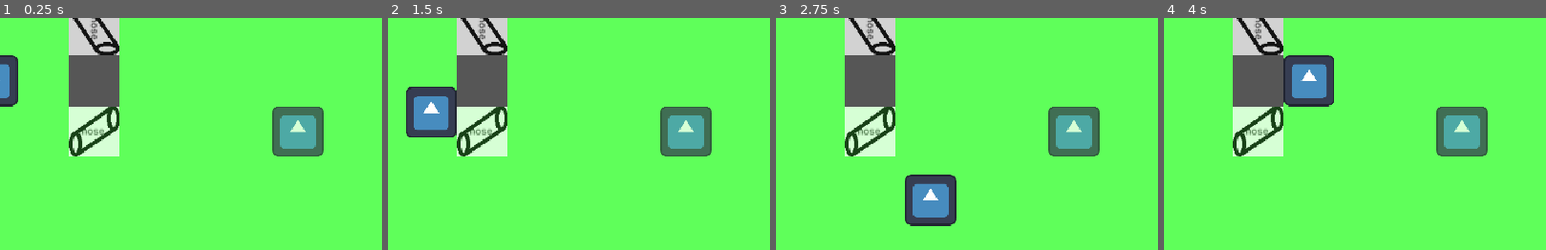
Above: before the commit, frames 1-4 (left to right).
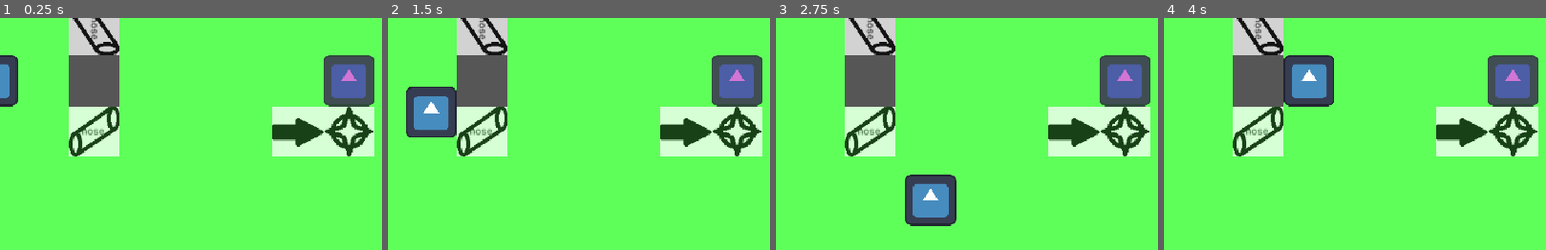
Above: after the commit, the same moments.

Repository: Anjellyrika/the-flower-factory
Game: Godot game, scene res://levels/level_1/level_1.tscn
Two runs of this game, one before a commit and one after it. Both use one fixed random seed, a clock stepped at 60 frames per second and the inputs below. The engine's default icon, where the game draws it, is replaced by a stand-in: a white triangle on a blue panel in a dark square.
Inputs:
- Up to frame 1 (0.25 s): no input
- Up to frame 2 (1.5 s): tap Enter at 0.5 s; hold Right (Right) 0.53-1.28 s; hold E (interact) 0.53-1.28 s; tap Space at 1.25 s; hold Down (Down) from 1.28 s (still down); tap E (interact) at 1.35 s
- Up to frame 3 (2.75 s): release Down (Down) at 2.03 s; hold Right (Right) from 2.03 s (still down); hold E (interact) from 2.03 s (still down)
- Up to frame 4 (4 s): release Right (Right) at 2.78 s; release E (interact) at 2.78 s; hold Up (Up) 2.78-3.53 s; tap E (interact) at 2.85 s; hold Left (Left) from 3.53 s (still down); hold E (interact) from 3.53 s (still down)
The pictures show only the part of the screen within x 11-61%, y 15-65%; the shares and areas given below are measured in that part.

The runs differ from the first frame. In frame 1, 8.6% of the frame differs, in the area x 71-98%, y 16-60%; in frame 2, 8.6%; in frame 3, 8.6%; in frame 4, 8.6%.

Commit message:
feat: finalize first level

Diff:
--- a/levels/level_1/level_1.tscn
+++ b/levels/level_1/level_1.tscn
@@ -31,7 +31,7 @@
 tile_set = SubResource("TileSet_dmglj")
 
 [node name="Objects" type="TileMapLayer" parent="." unique_id=870835876]
-tile_map_data = PackedByteArray("AAAAAAEAAQAAAAAAAQABAAEAAAAAAAAAAgADAAMAAgAAAAAAAQAHAAQAAwAAAAAAAQA=")
+tile_map_data = PackedByteArray("AAAAAAEAAQAAAAAAAQABAAEAAAAAAAAAAgADAAMAAgAAAAAAAQAHAAQAAAAAAAAAAgAIAAQAAAAAAAAABAAIAAMAAwAAAAAAAQA=")
 tile_set = ExtResource("3_epb64")
 
 [node name="Sprinkler1" parent="Objects" unique_id=18581707 instance=ExtResource("4_e6u7d")]
@@ -72,6 +72,7 @@
 [node name="Player" parent="." unique_id=1589947595 instance=ExtResource("7_j48du")]
 position = Vector2(96, 224)
 
-[node name="WaterSystem" type="Node" parent="." unique_id=278669764 node_paths=PackedStringArray("objects_layer")]
+[node name="WaterSystem" type="Node" parent="." unique_id=278669764 node_paths=PackedStringArray("objects_layer", "ground_layer")]
 script = ExtResource("4_water_system")
 objects_layer = NodePath("../Objects")
+ground_layer = NodePath("../Grass")
--- a/levels/water_system.gd
+++ b/levels/water_system.gd
@@ -59,7 +59,7 @@
 
 func _is_empty_ground(cell: Vector2i) -> bool:
 	if ground_layer == null:
-
+		push_warning("Invalid ground layer.")
 		return false
 	var world_position := objects_layer.to_global(objects_layer.map_to_local(cell))
 	var ground_cell := ground_layer.local_to_map(ground_layer.to_local(world_position))
--- a/objects/map_tiles/flower.tscn
+++ b/objects/map_tiles/flower.tscn
@@ -1,12 +1,13 @@
 [gd_scene format=3 uid="uid://bujs6sy76cj3a"]
 
 [ext_resource type="Texture2D" uid="uid://4q335xxs2p" path="res://icon.svg" id="1_oojoj"]
-[ext_resource type="Script" path="res://objects/map_tiles/flower.gd" id="2_flower"]
+[ext_resource type="Script" uid="uid://cnbneayrxnwok" path="res://objects/map_tiles/flower.gd" id="2_flower"]
 
 [node name="Flower" type="Node2D" unique_id=548349090]
 script = ExtResource("2_flower")
 
 [node name="Sprite2D" type="Sprite2D" parent="." unique_id=440948423]
 modulate = Color(1, 1, 1, 0.74509805)
+self_modulate = Color(0.98504275, 0.27646708, 0.99999994, 1)
 scale = Vector2(0.5, 0.5)
 texture = ExtResource("1_oojoj")
